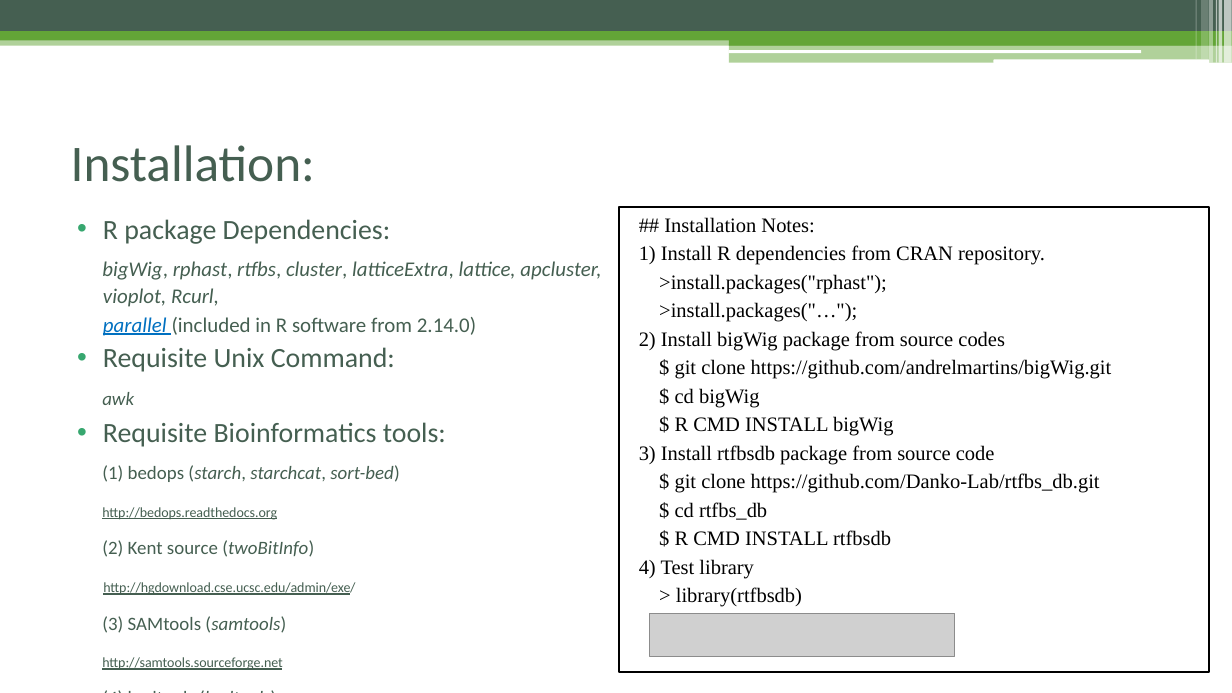
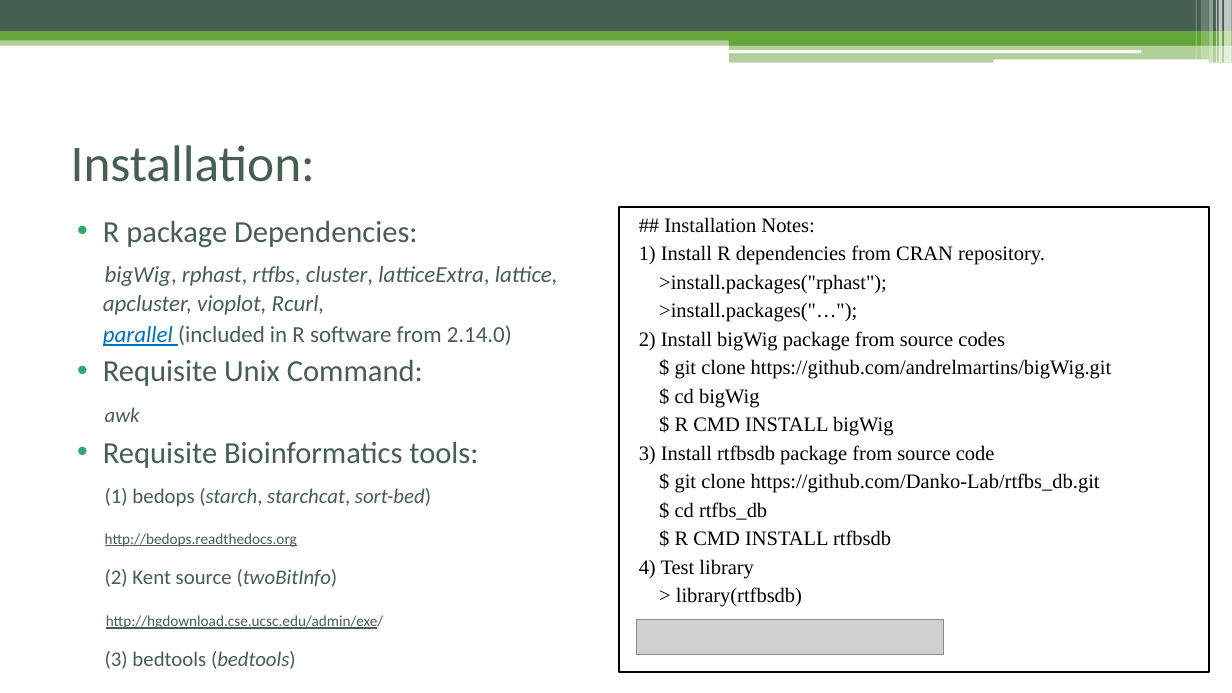
Before and after one commit to Danko-Lab/rtfbs_db, a slide deck: slide 8 of rtfbsdb-tutorial.pptx. Drawn at 1232x693 pixels with LibreOffice and Linux fonts; fonts in the diff are those of the drawing; grey boxes stand for pictures. Boxes give left, top, right and bottom in pixels: in the first picture for what was removed or moved away, otherwise in the second. Text is boxed around its words. In the diff, an @@ line names an element or a change of style, - is before the commit and + after.

Commit message:
samtools dependency removed

```diff
--- a/rtfbsdb-tutorial.pptx
+++ b/rtfbsdb-tutorial.pptx
@@ text at (103, 220, 558, 629): size 21.7 to 23.8 pt in "R package Dependencies:", "Requisite Unix Command:", "Requisite Bioinformatics tools:"; size 16.3 to 17.9 pt in "bigWig, rphast, rtfbs, cluster, latticeExtra, lattice, apclu ...", "parallel (included in R software from 2.14.0)"; size 14.7 to 16.1 pt in "awk", "(1) bedops (starch, starchcat, sort-bed)", "(2) Kent source (twoBitInfo)"; size 10.8 to 11.9 pt in "http://bedops.readthedocs.org", "http://hgdownload.cse.ucsc.edu/admin/exe/", "http://bedtools.readthedocs.org/en/latest/" @@
@@ picture: place and size @@
-picture at (650, 613, 955, 656)
+picture at (637, 620, 944, 655)
@@ text at (105, 651, 296, 669): text changed; size 14.7 to 16.1 pt @@
-(3) SAMtools (samtools)
-http://samtools.sourceforge.net
-(4) bedtools (bedtools)
+(3) bedtools (bedtools)
```
Also in this commit, not shown: 2 other slides changed, 4 other files.
